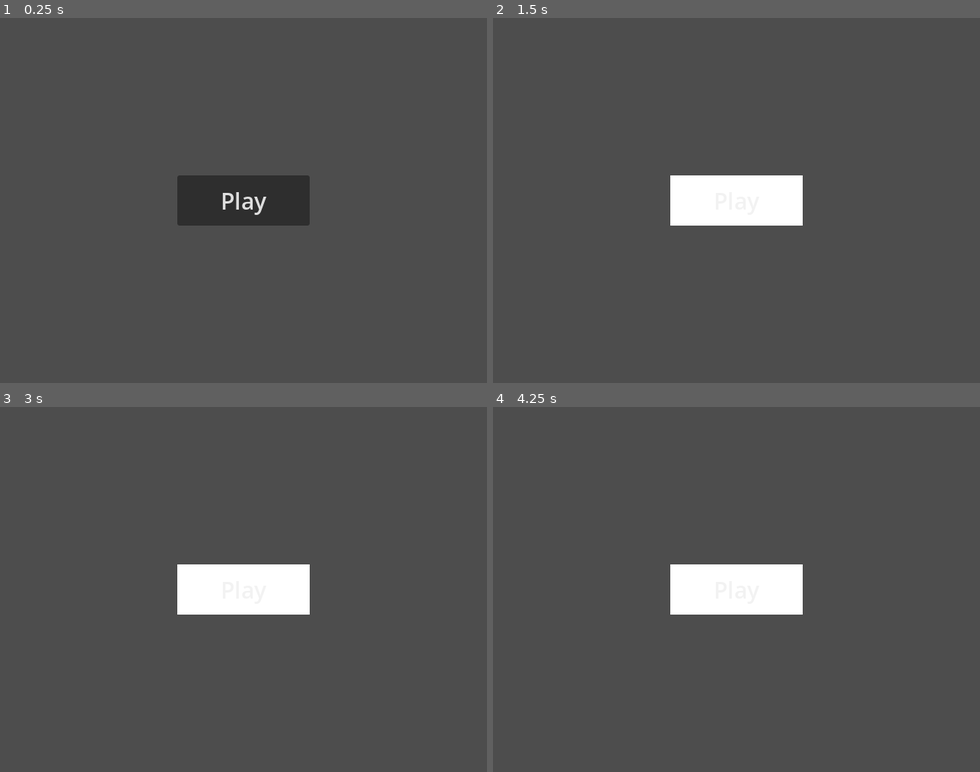
Above: before the commit, frames 1-4 (two rows, left to right).
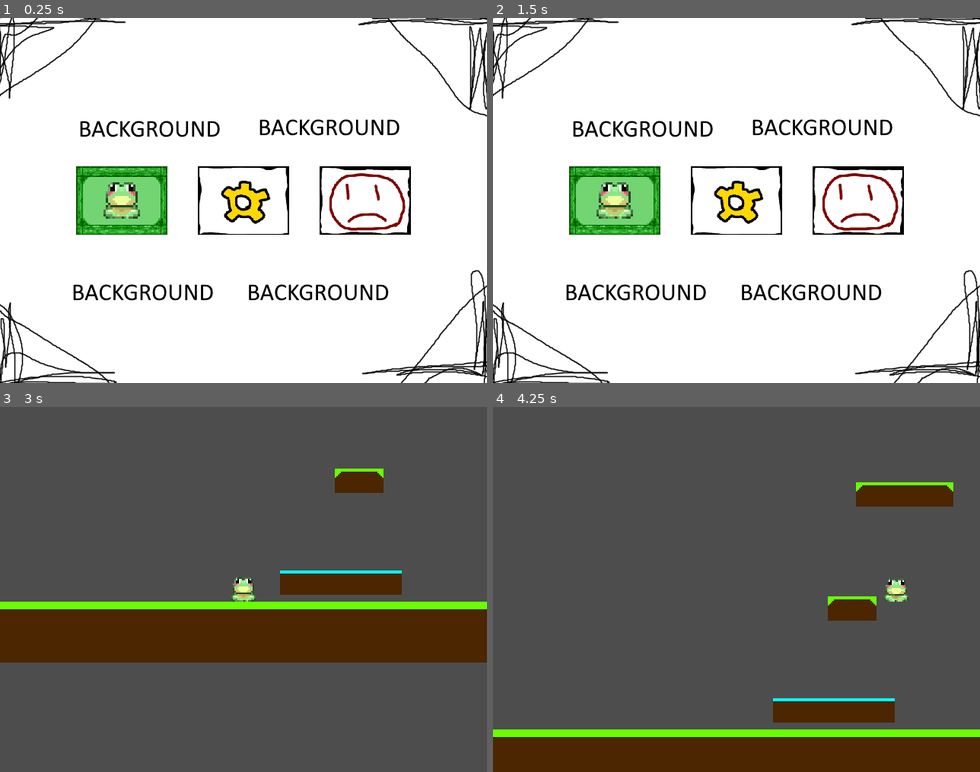
Above: after the commit, the same moments.

Repository: Katlicia/SpringGameJam
Game: Godot game, scene res://scenes/main_menu.tscn
Same seed, same stepped clock (60 frames per second), same inputs: the game is played once before the commit and once after it. This scene is started directly instead of the project's main scene.
Inputs (mouse positions are in pixels of both pictures, inside the frame that each line leads up to):
- Up to frame 1 (0.25 s): no input
- Up to frame 2 (1.5 s): click (736, 200) at 0.52 s; click (736, 200) at 1.25 s, where only the run before the commit has a clickable "Play"
- Up to frame 3 (3 s): click (243, 589) at 2 s, where only the run before the commit has a clickable "Play"; click (121, 589) at 2.77 s
- Up to frame 4 (4.25 s): tap Enter at 3.5 s; hold D (right) from 3.53 s (still down); tap Space (jump) at 3.77 s

The runs differ from the first frame. In frame 1, 99% of the frame differs, in the area x 0-100%, y 0-100%; in frame 2, 97%; in frame 3, 21%; in frame 4, 19%.
Error after the commit: Invalid type in function 'add_child' in base 'Control (main_menu.gd)'. Cannot convert argument 1 from int to Object. (res://scenes/main_menu.gd:15)

Commit message:
menu ve ayarlarin bir kismi

Diff:
--- /dev/null
+++ b/assets/OptionsLabelSettings.tres
@@ -0,0 +1,6 @@
+[gd_resource type="LabelSettings" format=3 uid="uid://b7ued43vxy6v4"]
+
+[resource]
+font_color = Color(0.431866, 1, 0.400657, 1)
+outline_size = 2
+outline_color = Color(0.549041, 0.233641, 1.44392e-07, 1)
--- /dev/null
+++ b/scenes/main_menu.gd
@@ -0,0 +1,19 @@
+extends Control
+
+func _ready():
+	pass
+
+
+
+func _on_start_button_pressed() -> void:
+	get_tree().change_scene_to_file("res://scenes/test.tscn") ##tusa basinca oyun sahnesine geciyor
+	 ## ! sahne degisirse degismeli !
+
+
+func _on_options_button_pressed() -> void:
+	var optionsscene = load("res://scenes/options.tscn").get_instance_id()
+	get_tree().current_scene.add_child(optionsscene) ##tusa basinca ayarlar sahnesine geciyor
+
+
+func _on_exit_button_pressed() -> void:
+	get_tree().quit()
--- a/scenes/main_menu.tscn
+++ b/scenes/main_menu.tscn
@@ -1,7 +1,11 @@
-[gd_scene load_steps=2 format=3 uid="uid://b6jpprck2w6wo"]
+[gd_scene load_steps=7 format=3 uid="uid://b6jpprck2w6wo"]
 
-[sub_resource type="StyleBoxFlat" id="StyleBoxFlat_vue75"]
-bg_color = Color(1, 1, 1, 1)
+[ext_resource type="Script" uid="uid://clbxrjeg5f6nt" path="res://scenes/main_menu.gd" id="1_l6cm7"]
+[ext_resource type="Texture2D" uid="uid://kcgel6wusep4" path="res://assets/sprites/backgroundph.png" id="2_8ln24"]
+[ext_resource type="Texture2D" uid="uid://wf0io0tw2fv4" path="res://assets/sprites/play-button.png" id="3_rtw2f"]
+[ext_resource type="Texture2D" uid="uid://5pq0a32h4tcc" path="res://assets/sprites/play-button-hover.png" id="4_oa1go"]
+[ext_resource type="Texture2D" uid="uid://dfnsyod7yvtbh" path="res://assets/sprites/optionsbuttonph.png" id="4_rtw2f"]
+[ext_resource type="Texture2D" uid="uid://cj70w0hp1671i" path="res://assets/sprites/exitph.png" id="5_oa1go"]
 
 [node name="MainMenu" type="Control"]
 layout_mode = 3
@@ -10,20 +14,48 @@
 anchor_bottom = 1.0
 grow_horizontal = 2
 grow_vertical = 2
+script = ExtResource("1_l6cm7")
 
-[node name="Button" type="Button" parent="."]
-layout_mode = 1
-anchors_preset = 8
-anchor_left = 0.5
-anchor_top = 0.5
-anchor_right = 0.5
-anchor_bottom = 0.5
-offset_left = -87.0
-offset_top = -33.0
-offset_right = 87.0
-offset_bottom = 33.0
-grow_horizontal = 2
-grow_vertical = 2
-theme_override_font_sizes/font_size = 30
-theme_override_styles/focus = SubResource("StyleBoxFlat_vue75")
-text = "Play"
+[node name="TextureRect" type="TextureRect" parent="."]
+layout_mode = 0
+offset_right = 640.0
+offset_bottom = 480.0
+texture = ExtResource("2_8ln24")
+
+[node name="StartButton" type="TextureButton" parent="."]
+z_index = 1
+layout_mode = 0
+offset_left = 100.0
+offset_top = 195.0
+offset_right = 220.0
+offset_bottom = 285.0
+texture_normal = ExtResource("3_rtw2f")
+texture_hover = ExtResource("4_oa1go")
+ignore_texture_size = true
+stretch_mode = 0
+
+[node name="OptionsButton" type="TextureButton" parent="."]
+z_index = 1
+layout_mode = 0
+offset_left = 260.0
+offset_top = 195.0
+offset_right = 380.0
+offset_bottom = 285.0
+texture_normal = ExtResource("4_rtw2f")
+ignore_texture_size = true
+stretch_mode = 0
+
+[node name="ExitButton" type="TextureButton" parent="."]
+z_index = 1
+layout_mode = 0
+offset_left = 420.0
+offset_top = 195.0
+offset_right = 540.0
+offset_bottom = 285.0
+texture_normal = ExtResource("5_oa1go")
+ignore_texture_size = true
+stretch_mode = 0
+
+[connection signal="pressed" from="StartButton" to="." method="_on_start_button_pressed"]
+[connection signal="pressed" from="OptionsButton" to="." method="_on_options_button_pressed"]
+[connection signal="pressed" from="ExitButton" to="." method="_on_exit_button_pressed"]
--- /dev/null
+++ b/scenes/options.tscn
@@ -0,0 +1,65 @@
+[gd_scene load_steps=5 format=3 uid="uid://d026q77smtpkj"]
+
+[ext_resource type="Texture2D" uid="uid://kcgel6wusep4" path="res://assets/sprites/backgroundph.png" id="1_c2u1v"]
+[ext_resource type="LabelSettings" uid="uid://b7ued43vxy6v4" path="res://assets/OptionsLabelSettings.tres" id="2_2iy26"]
+[ext_resource type="PackedScene" uid="uid://cdww43opuxmae" path="res://scenes/volume_slider.tscn" id="2_yjkok"]
+[ext_resource type="Texture2D" uid="uid://cj70w0hp1671i" path="res://assets/sprites/exitph.png" id="4_kv8mn"]
+
+[node name="Options" type="Control"]
+layout_mode = 3
+anchors_preset = 15
+anchor_right = 1.0
+anchor_bottom = 1.0
+grow_horizontal = 2
+grow_vertical = 2
+
+[node name="TextureRect" type="TextureRect" parent="."]
+layout_mode = 0
+offset_right = 40.0
+offset_bottom = 40.0
+texture = ExtResource("1_c2u1v")
+
+[node name="MusicLabel" type="Label" parent="."]
+layout_mode = 2
+offset_left = 160.0
+offset_top = 126.0
+offset_right = 480.0
+offset_bottom = 149.0
+text = "Music Volume"
+label_settings = ExtResource("2_2iy26")
+
+[node name="Music" parent="." instance=ExtResource("2_yjkok")]
+layout_mode = 2
+offset_left = 160.0
+offset_top = 153.0
+offset_right = 480.0
+offset_bottom = 169.0
+value = 0.0
+bus_name = "Music"
+
+[node name="SfxLabel" type="Label" parent="."]
+layout_mode = 2
+offset_left = 160.0
+offset_top = 173.0
+offset_right = 480.0
+offset_bottom = 196.0
+text = "SFX Volume"
+label_settings = ExtResource("2_2iy26")
+
+[node name="Sfx" parent="." instance=ExtResource("2_yjkok")]
+layout_mode = 2
+offset_left = 160.0
+offset_top = 200.0
+offset_right = 480.0
+offset_bottom = 216.0
+bus_name = "Sfx"
+
+[node name="TextureButton" type="TextureButton" parent="."]
+layout_mode = 0
+offset_left = 260.0
+offset_top = 240.0
+offset_right = 380.0
+offset_bottom = 330.0
+texture_normal = ExtResource("4_kv8mn")
+ignore_texture_size = true
+stretch_mode = 0
--- /dev/null
+++ b/scenes/volume_slider.tscn
@@ -0,0 +1,53 @@
+[gd_scene load_steps=6 format=3 uid="uid://cdww43opuxmae"]
+
+[ext_resource type="Texture2D" uid="uid://wx6w3bxfirqd" path="res://assets/sprites/frog.png" id="1_1snrh"]
+[ext_resource type="Script" uid="uid://bejv25h043gch" path="res://volume_slider.gd" id="1_ynsfn"]
+[ext_resource type="Texture2D" uid="uid://bvd8xq4sily22" path="res://assets/sprites/frog_right.png" id="2_4v2uo"]
+
+[sub_resource type="StyleBoxFlat" id="StyleBoxFlat_ynsfn"]
+bg_color = Color(0.447059, 0.835294, 0.447059, 1)
+border_width_left = 3
+border_width_top = 3
+border_width_right = 3
+border_width_bottom = 3
+border_color = Color(0.0196078, 0.435294, 0, 1)
+border_blend = true
+corner_radius_top_left = 4
+corner_radius_top_right = 4
+corner_radius_bottom_right = 4
+corner_radius_bottom_left = 4
+expand_margin_left = 3.0
+expand_margin_top = 8.0
+expand_margin_right = 3.0
+expand_margin_bottom = 8.0
+
+[sub_resource type="StyleBoxFlat" id="StyleBoxFlat_1snrh"]
+bg_color = Color(0.895869, 0.986697, 0.891257, 1)
+border_width_left = 2
+border_width_top = 2
+border_width_right = 2
+border_width_bottom = 2
+border_color = Color(0.447059, 0.835294, 0.447059, 1)
+border_blend = true
+corner_radius_top_left = 4
+corner_radius_top_right = 4
+corner_radius_bottom_right = 4
+corner_radius_bottom_left = 4
+expand_margin_top = 5.0
+expand_margin_bottom = 5.0
+
+[node name="VolumeSlider" type="HSlider"]
+offset_right = 108.0
+offset_bottom = 16.0
+theme_override_constants/center_grabber = 0
+theme_override_icons/grabber = ExtResource("1_1snrh")
+theme_override_icons/grabber_highlight = ExtResource("2_4v2uo")
+theme_override_styles/slider = SubResource("StyleBoxFlat_ynsfn")
+theme_override_styles/grabber_area = SubResource("StyleBoxFlat_1snrh")
+theme_override_styles/grabber_area_highlight = SubResource("StyleBoxFlat_1snrh")
+max_value = 1.0
+step = 0.001
+value = 1.0
+script = ExtResource("1_ynsfn")
+
+[connection signal="value_changed" from="." to="." method="_on_value_changed"]
--- /dev/null
+++ b/volume_slider.gd
@@ -0,0 +1,17 @@
+extends HSlider
+
+@export
+var bus_name: String
+
+var bus_index: int
+
+func _ready() -> void:
+	bus_index = AudioServer.get_bus_index(bus_name)
+
+
+func _on_value_changed(value: float) -> void:
+	AudioServer.set_bus_volume_db(
+		bus_index,
+		linear_to_db(value)
+	)
+##bunlarin sesler hazirlandiktan sonra ayarlanmasi gerekecek
Binary file added: assets/sprites/backgroundph.png
Not shown, added: assets/sprites/backgroundph.png.import
Binary file added: assets/sprites/exitph.png
Not shown, added: assets/sprites/exitph.png.import
Binary file added: assets/sprites/optionsbuttonph.png
Not shown, added: assets/sprites/optionsbuttonph.png.import
Binary file added: assets/sprites/play-button-hover.png
Not shown, added: assets/sprites/play-button-hover.png.import
Binary file added: assets/sprites/play-button.png
Not shown, added: assets/sprites/play-button.png.import
Binary file added: assets/sprites/playbuttonph.png
Not shown, added: assets/sprites/playbuttonph.png.import
(and 8 more such lines)
